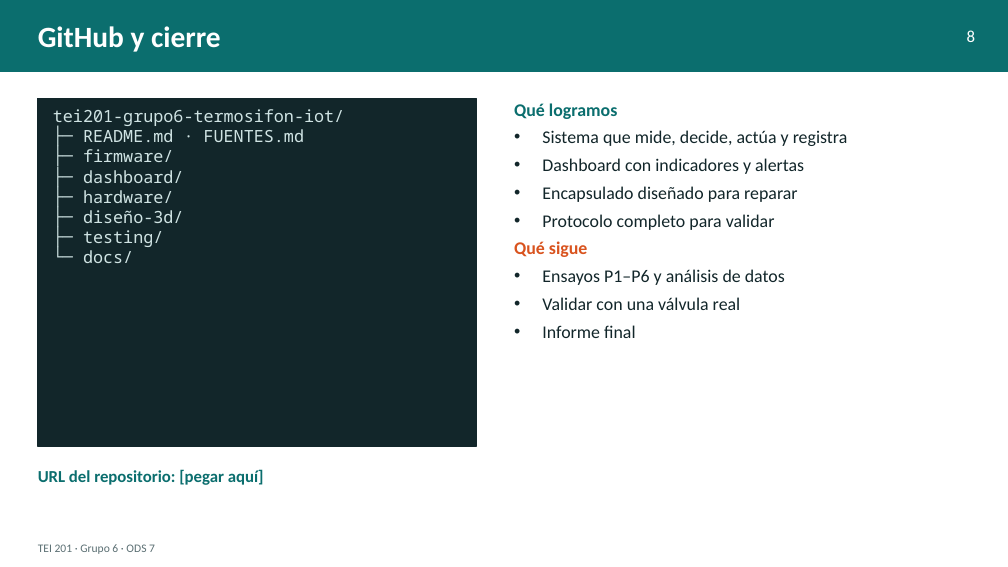
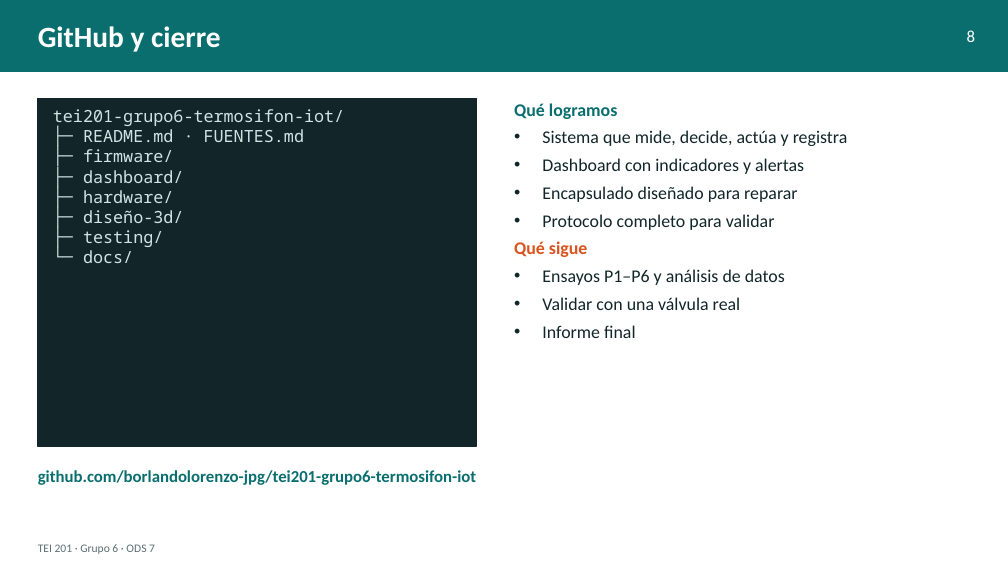
Before and after one commit to borlandolorenzo-jpg/tei201-grupo6-termosifon-iot, a slide deck: slide 8 of docs/Presentacion_Avance3.pptx. Drawn at 1008x567 pixels with LibreOffice and Linux fonts; fonts in the diff are those of the drawing. Boxes give left, top, right and bottom in pixels: in the first picture for what was removed or moved away, otherwise in the second. Text is boxed around its words. In the diff, an @@ line names an element or a change of style, - is before the commit and + after.

```diff
--- a/docs/Presentacion_Avance3.pptx
+++ b/docs/Presentacion_Avance3.pptx
@@ text at [38, 470, 476, 485]: text changed @@
-URL del repositorio: [pegar aquí]
+github.com/borlandolorenzo-jpg/tei201-grupo6-termosifon-iot
```
Also in this commit, not shown: 14 other files.
